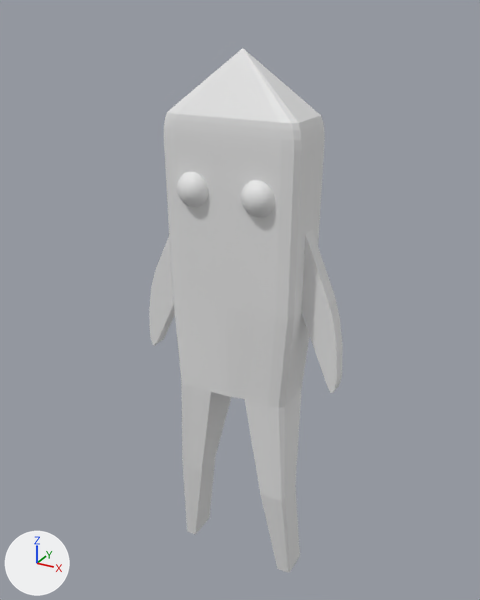
An edit to the FBX model PCG/Assets/Models/Creatures/Fish_Creature.fbx, drawn before and after from the same camera.
The view is the same before and after, from a camera (50 mm lens) standing at (2.57, -4.72, 5.1) and looking at (-0.07, 0.08, 2.7). The lights are fixed; the arrows at lower left show +X, +Y and +Z. Where no turn or scale is listed for an object, it has been applied to the vertices.

In view in the first picture: 'Body', 'Eye_Left', 'Eye_Right'.
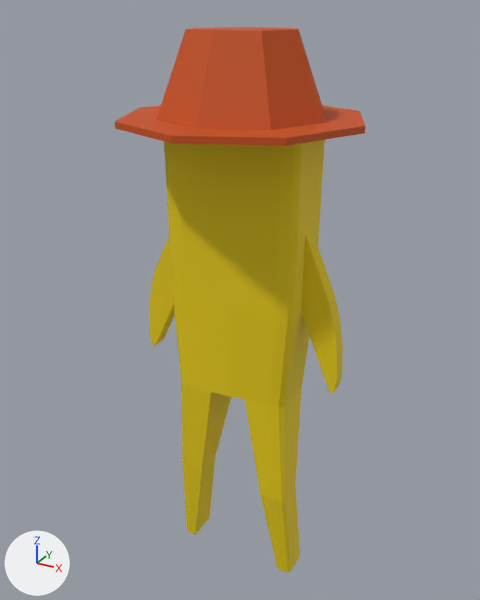
What differs and where, as boxes (x1, y1, x2, y2) in the pictures (480 x 600 px):
'Body', reshaped (29% wider): before (149, 48, 343, 572); after (115, 27, 365, 572)
'Eye_Right', deleted: before (241, 180, 275, 218)
'Eye_Left', deleted: before (177, 172, 208, 208)
part 1 of me_cube_002, added (orange): after (115, 27, 365, 146)
part 2 of me_cube_002, recoloured (grey to yellow): (149, 140, 343, 572) in both

Patch to the scene script:
```diff
--- a/PCG/Assets/Models/Creatures/Fish_Creature.fbx.py
+++ b/PCG/Assets/Models/Creatures/Fish_Creature.fbx.py
@@ mat_yellow @@
+mat_yellow = principled_material('Yellow')
+mat_yellow.base_color = (0.8, 0.599, 0.0)  # yellow #e7cb00
+mat_yellow.roughness = 0.69
@@ mat_hat @@
+mat_hat = principled_material('Hat')
+mat_hat.base_color = (0.581, 0.0795, 0.00446)  # orange #c9500e
+mat_hat.roughness = 0.69
@@ me_cube_002 @@
 # used by ob_body; location = (0.0, 0.0, 0.0)
-me_cube_002.from_pydata(...)  # 281 vertices, 261 faces; spans x -0.98..0.94, y -0.3..0.49, z -0.01..4.82
+me_cube_002.from_pydata(...)  # 337 vertices, 312 faces; spans x -1.0..1.0, y -1.0..1.0, z -0.01..4.96
+# me_cube_002 part 1: a new loose piece of 56 vertices spanning x -1.0..1.0, y -1.0..1.0, z 4.27..4.96, in mat_hat (orange #c9500e)
+# me_cube_002 part 2: 261 faces spanning x -0.98..0.94, y -0.3..0.49, z -0.01..4.82 switch from no material to mat_yellow (yellow #e7cb00)
+me_cube_002.materials.append(mat_hat)  # orange #c9500e
@@ ob_eye_right @@
-ob_eye_right = bpy.data.objects.new('Eye_Right', me_sphere)
-ob_eye_right.location = (0.284, -0.233, 3.759)
@@ ob_eye_left @@
-ob_eye_left = bpy.data.objects.new('Eye_Left', me_sphere_001)
-ob_eye_left.location = (-0.306, -0.233, 3.759)
```
